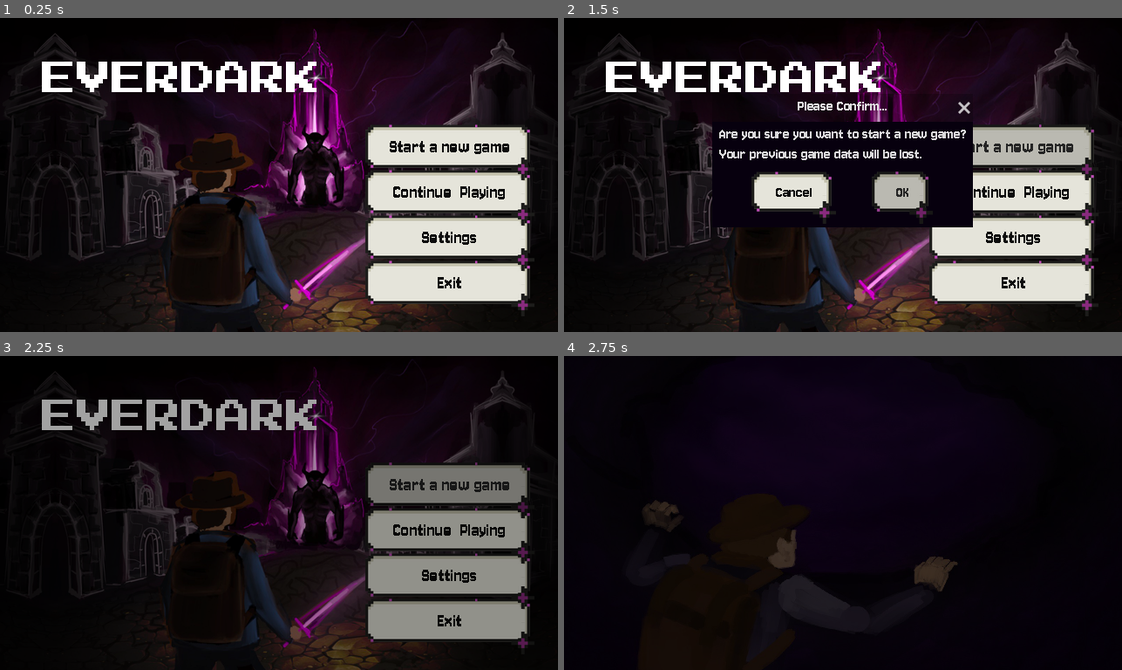
Above: before the commit, frames 1-4 (two rows, left to right).
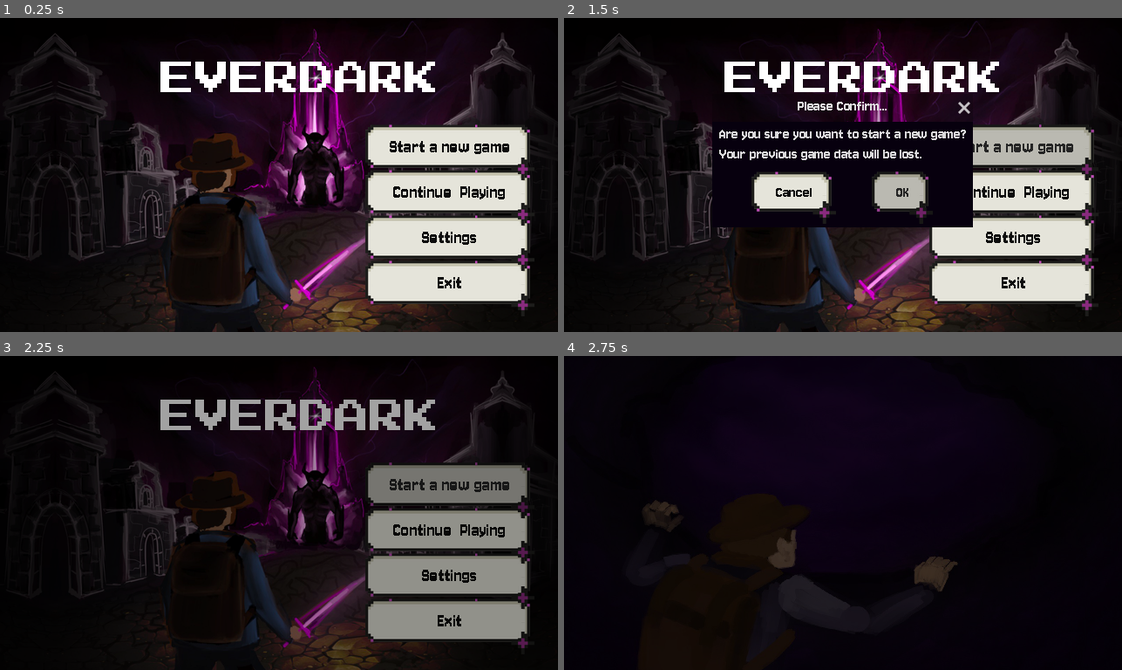
Above: after the commit, the same moments.

Repository: TimoRoggel/EverDark
Game: Godot game, scene res://UI/Main menu/main_menu.tscn
Two runs of this game, one before a commit and one after it. Both use one fixed random seed, a clock stepped at 60 frames per second and the inputs below. The engine's default icon, where the game draws it, is replaced by a stand-in: a white triangle on a blue panel in a dark square. Sound files missing from this copy of the repository are replaced by a short silence.
Inputs:
- Up to frame 1 (0.25 s): no input
- Up to frame 2 (1.5 s): click "Start a new game" at 0.5 s; click "Start a new game" at 1.25 s
- Up to frame 3 (2.25 s): click "OK" at 2 s
- Up to frame 4 (2.75 s): no input

The runs differ from the first frame. In frame 1, 3.5% of the frame differs, in the area x 7-78%, y 13-24%; in frame 2, 3.5%; in frame 3, 3.5%; in frame 4, nothing differs.

Commit message:
Added craft button and enemie walk radiuus

Diff:
--- a/Crafting/crafting_ui.gd
+++ b/Crafting/crafting_ui.gd
@@ -55,6 +55,7 @@
 
 		item_texture.texture = null
 		current_recipe = null
+		craft_button.visible = false
 
 func build_recipe_tree() -> void:
 	tree.clear()
@@ -130,6 +131,7 @@
 func build_recipe_material_window(selected_recipe: Recipe) -> void:
 	current_recipe = selected_recipe
 	clean_material_window()
+	craft_button.visible = can_craft(selected_recipe)
 
 	if selected_recipe.rewards.size() > 0:
 		title_label.text = selected_recipe.rewards[0].display_name
@@ -190,6 +192,7 @@
 
 	build_recipe_material_window(current_recipe)
 	build_recipe_tree()
+	craft_button.visible = can_craft(current_recipe)
 
 func _on_button_exit_pressed() -> void:
 	close_requested.emit()
--- a/UI/Main menu/main_menu.tscn
+++ b/UI/Main menu/main_menu.tscn
@@ -99,7 +99,7 @@
 
 [node name="Label" type="Label" parent="MarginContainer2"]
 layout_mode = 2
-size_flags_horizontal = 0
+size_flags_horizontal = 4
 theme_override_font_sizes/font_size = 56
 text = "EVERDARK"
 label_settings = SubResource("LabelSettings_ml5wt")
--- a/data/attacks.csv
+++ b/data/attacks.csv
@@ -17,3 +17,4 @@
 "15","core_axe","uid://bghompyrwfrtq","","uid://bhdrvobchrg0n","5","40","0","1","0.5","0.7","0.1","TRUE","0","0.15","0.25","0.1","0.1","1","8","TRUE","12","16","FALSE","","2","2","-1"
 "16","lumin_axe","uid://cmjlkqxsnh4vj","","uid://bhdrvobchrg0n","10","35","0","1","0.5","0.8","0.1","TRUE","0","0.1","0.25","0.1","0.1","1","8","TRUE","12","16","FALSE","","3","2","-1"
 "17","arrow","uid://dytw55shhh52s","","uid://b50aimri34o25","1.5","15","0","240","0.5","1.5","0.1","TRUE","4","0.65","2.5","0.1","0","1","4","FALSE","6","8","FALSE","","0","0","31"
+"18","tall_monster_attack","","","uid://bk1opeup8abl5","3","50","0","1","","1","0","TRUE","0.25","2","0.5","0","0.1","1","4","TRUE","24","26","FALSE","","0","0","-1"
--- a/data/items.csv
+++ b/data/items.csv
@@ -1,7 +1,7 @@
 "id","name","icon","stack_size","description","weapon_id","absorbtion","fuel_cost","fuel_strength","glows"
 "0","Lumin","uid://dohxaqpdlgg4q","99","You can use Lumin in crafting.","-1","0","0","1","TRUE"
 "1","VOID Core","uid://cqjwqvliyrbnj","99","You can use VOID Core in crafting.","-1","0","0","10","FALSE"
-"2","Potion","uid://dnuwufcil11o0","99","Use a Potion to heal.","-1","5","0","0","FALSE"
+"2","Potion","uid://dnuwufcil11o0","99","Use a Potion to heal.","-1","8","0","0","FALSE"
 "3","Crafting Table","uid://c3jgcwc5lwenq","1","Use a Crafting Table to craft items.","-1","0","0","25","FALSE"
 "4","Chest","uid://dh0rj8oyd78hu","1","Use a Chest to store items.","-1","0","0","25","FALSE"
 "5","Wood","uid://bsrq010lr57bc","99","You can use Wood in crafting.","-1","0","0","15","FALSE"
--- a/scripts/characters/enemy/enemy_controller.gd
+++ b/scripts/characters/enemy/enemy_controller.gd
@@ -6,6 +6,9 @@
 @export var predictive_attacking: bool = false
 @export var stuck_velocity_threshold: float = 5.0
 @export var stuck_time_before_unstuck: float = 0.5
+#radius where enemies will maximum go to, after they walk back to their spawn location
+@export var max_wander_distance: float = 200.0
+@export var return_speed: float = 120.0
 
 var target: TargetComponent = null
 var attack: SpawnAttackComponent = null
@@ -15,13 +18,14 @@
 
 var charging: bool = false
 var stuck_time: float = 0.0
+var spawn_origin: Vector2 = Vector2.ZERO
+var returning_home: bool = false
 
 func _init() -> void:
 	flags = CharacterFlags.Enemy
 
 func _ready() -> void:
 	super()
-	#set_damage_color(Color("8b7d9c"))
 	target = get_component(TargetComponent)
 	attack = get_component(SpawnAttackComponent)
 	movement = get_component(MoveComponent)
@@ -29,54 +33,81 @@
 	health.damage_taken.connect(on_damage_taken)
 	animation = get_component(AnimationComponent)
 	GameManager.ending.connect(func() -> void: health.current_health = 0.0)
+	if has_method("get"):
+		if get("spawn_origin") != null:
+			spawn_origin = get("spawn_origin")
 
 func _custom_process(delta: float) -> void:
 	if !health.alive:
 		return
+
+	if spawn_origin != Vector2.ZERO:
+		var d = global_position.distance_to(spawn_origin)
+		if d > max_wander_distance:
+			returning_home = true
+		if returning_home:
+			var dir = (spawn_origin - global_position).normalized()
+			movement.desired_movement = dir
+			if animation:
+				animation.direction = dir
+				animation.should_flip = animation.direction.x < 0.0
+				animation.attacking = false
+			if d < max_wander_distance * 0.4:
+				returning_home = false
+			super(delta)
+			return
+
 	var current_target: CharacterController = get_target()
 	var angle_to_target: float = 0.0
 	var distance: float = INF
 	var vel: Vector2 = get_real_velocity()
+
 	if current_target:
 		var intercept_angle: float = prediction_angle()
-		if intercept_angle != 0.0 && predictive_attacking:
+		if intercept_angle != 0.0 and predictive_attacking:
 			angle_to_target = intercept_angle
 		else:
 			angle_to_target = global_position.angle_to_point(current_target.global_position)
 		distance = distance_to_target()
+
 		if !charging:
 			attack.attack_angle = angle_to_target
 			movement.desired_movement = Vector2.from_angle(angle_to_target)
 		else:
 			movement.desired_movement = Vector2.ZERO
-		if !charging && attack.can_attack() && distance <= attack_distance:
+
+		if !charging and attack.can_attack() and distance <= attack_distance:
 			charging = true
 			await get_tree().create_timer(charge_time).timeout
 			attack.attack()
 			charging = false
+
 		if distance <= min_distance_to_target:
 			movement.desired_movement = Vector2.ZERO
 			if distance <= min_distance_to_target * 0.5:
 				movement.desired_movement = -Vector2.from_angle(angle_to_target)
-		if movement.desired_movement.length() > 0.1 && distance > min_distance_to_target:
+
+		if movement.desired_movement.length() > 0.1 and distance > min_distance_to_target:
 			if vel.length() < stuck_velocity_threshold:
 				stuck_time += delta
 			else:
 				stuck_time = 0.0
 			if stuck_time >= stuck_time_before_unstuck:
-				var dir: Vector2 = Vector2.from_angle(angle_to_target)
+				var dir2: Vector2 = Vector2.from_angle(angle_to_target)
 				var side: float = (1.0 if randf() > 0.5 else -1.0)
-				movement.desired_movement = dir.rotated(side * PI * 0.5)
+				movement.desired_movement = dir2.rotated(side * PI * 0.5)
 				stuck_time = 0.0
 		else:
 			stuck_time = 0.0
 	else:
 		movement.desired_movement = Vector2.ZERO
 		stuck_time = 0.0
+
 	if animation:
 		animation.direction = Vector2.from_angle(angle_to_target) if movement.desired_movement.is_zero_approx() else movement.desired_movement
 		animation.should_flip = animation.direction.x < 0.0
 		animation.attacking = charging
+
 	super(delta)
 
 func get_target() -> CharacterController:
@@ -90,7 +121,6 @@
 	if !from.spawner or !is_instance_valid(from.spawner):
 		return
 	target.try_add_target(from.spawner)
-
 
 func distance_to_target() -> float:
 	var current_target: CharacterController = get_target()
@@ -128,9 +158,9 @@
 	var i1: float = (-b + ccb) / da
 	var i2: float = (-b - ccb) / da
 	var i: float = 0.0
-	if i1 < 0.0 && i2 > 0.0:
+	if i1 < 0.0 and i2 > 0.0:
 		i = i2
-	elif i1 > 0.0 && i2 < 0.0:
+	elif i1 > 0.0 and i2 < 0.0:
 		i = i2
 	elif i1 < i2:
 		i = i1
--- a/scripts/tools/entity_spawner.gd
+++ b/scripts/tools/entity_spawner.gd
@@ -88,6 +88,7 @@
 func create_entity(spawn_position: Vector2, health: float = 0.0) -> void:
 	var spawned_entity: Node2D = entity.scene.instantiate()
 	spawned_entity.global_position = spawn_position
+	spawned_entity.set("spawn_origin", spawn_position)
 	get_tree().current_scene.add_child(spawned_entity)
 	spawned_entity.tree_exiting.connect(func() -> void: spawned_entities.erase(spawned_entity))
 	spawned_entities.append(spawned_entity)
--- a/scripts/tools/inventory_slot.gd
+++ b/scripts/tools/inventory_slot.gd
@@ -24,6 +24,7 @@
 signal pressed(item: InventoryItem)
 signal item_dropped(item: InventoryItem)
 signal item_changed
+
 
 func _notification(what: int) -> void:
 	if what == NOTIFICATION_DRAG_END:
Not shown: 1 places in scenes/levels/world.tscn that only renumber resources
